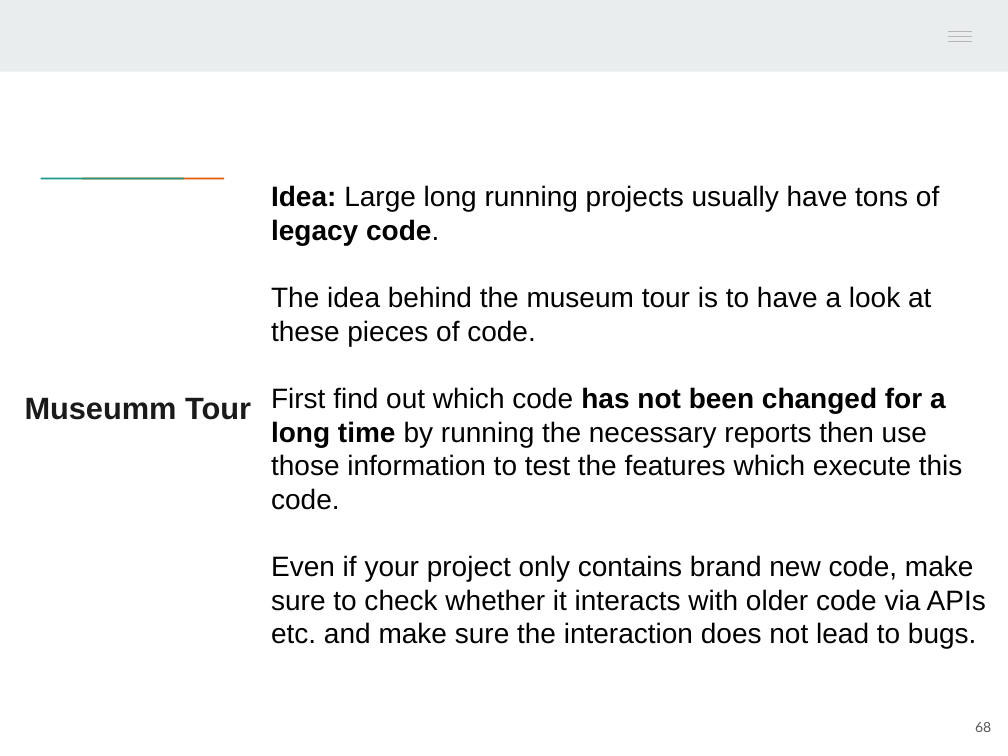
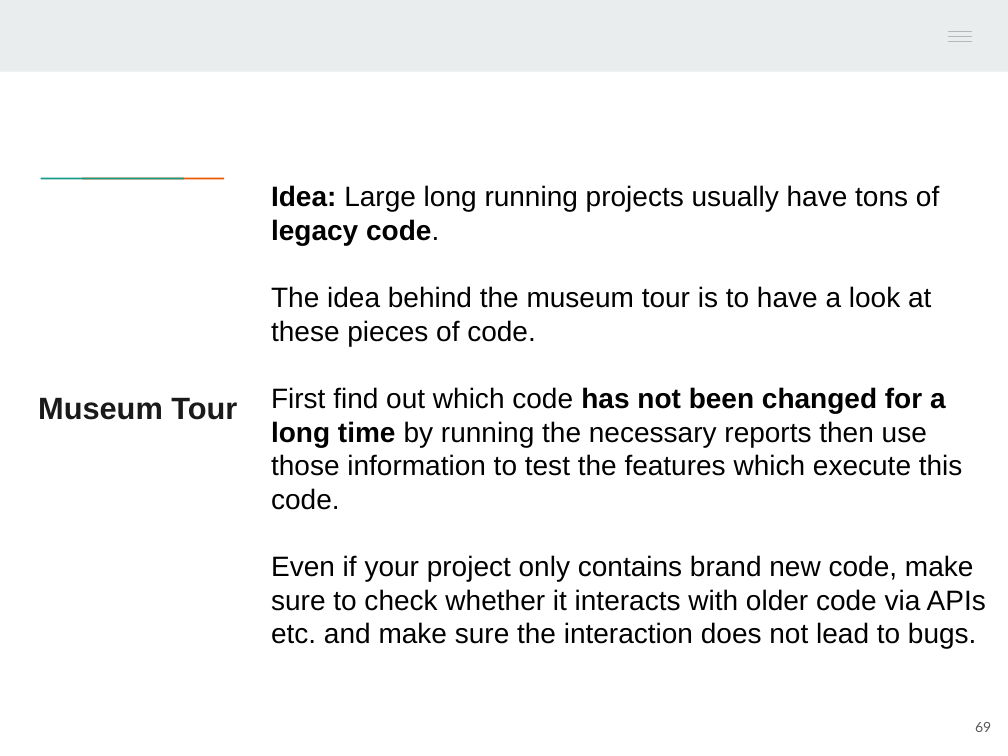
Before and after one commit to kthanasi-git/SW_Engineering, a slide deck: slide 69 of SOFTWARE ENGINEERING/SLIDES/16-Exploraroty Testing and System Testing.pptx (slide 68 before the commit). Drawn at 1008x756 pixels with LibreOffice and Linux fonts; fonts in the diff are those of the drawing. Boxes give left, top, right and bottom in pixels: in the first picture for what was removed or moved away, otherwise in the second. Text is boxed around its words. In the diff, an @@ line names an element or a change of style, - is before the commit and + after.

```diff
--- a/SOFTWARE ENGINEERING/SLIDES/16-Exploraroty Testing and System Testing.pptx
+++ b/SOFTWARE ENGINEERING/SLIDES/16-Exploraroty Testing and System Testing.pptx
@@ text at bbox=[38, 397, 237, 420]: text changed @@
-Museumm Tour
+Museum Tour
@@ page number at bbox=[975, 722, 991, 732]: text changed @@
-68
+69
```
Also in this commit, not shown: 8 other slides changed, 3 slides added, 2 slides removed, 11 other files.
